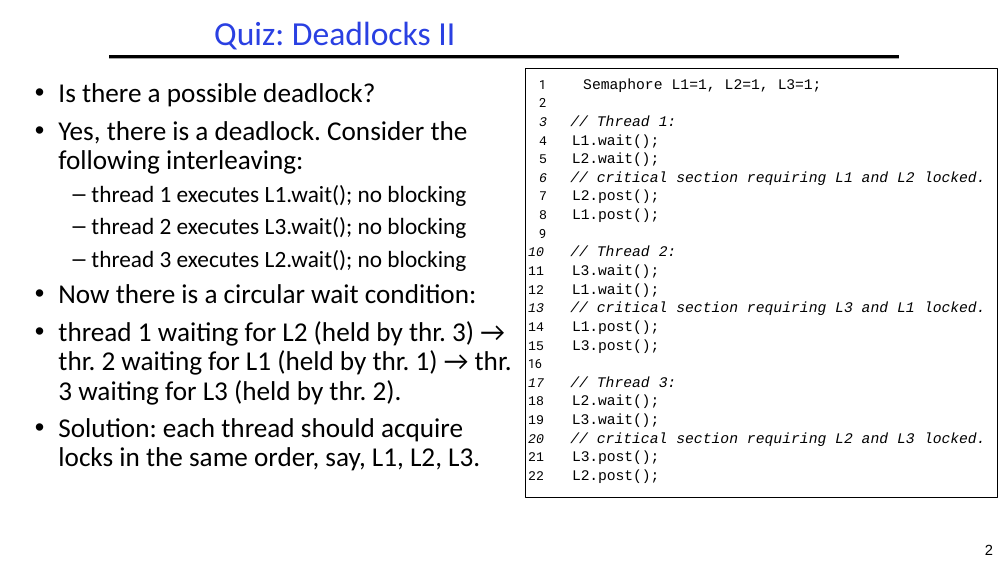
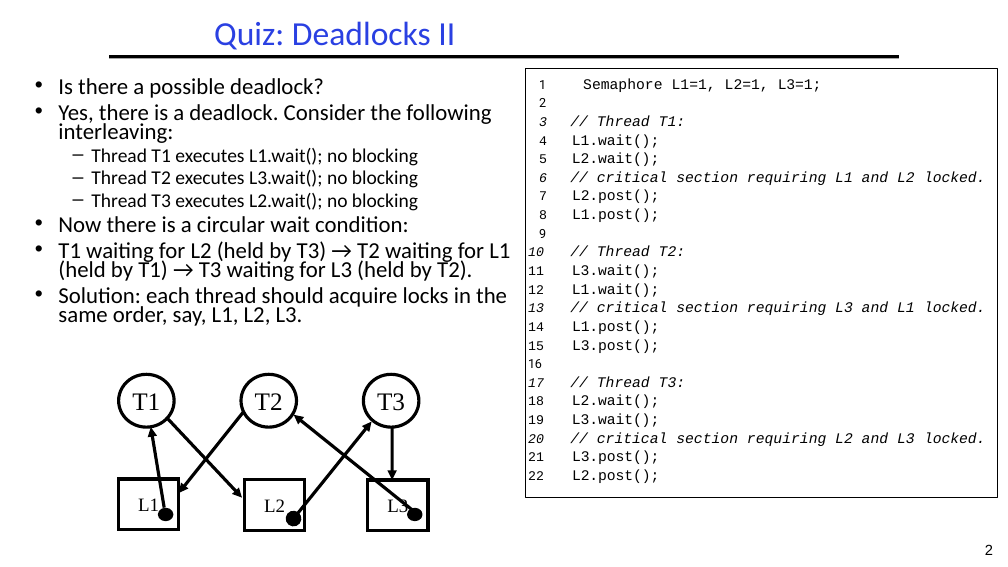
Before and after one commit to guhofstra/CSC256Fa25, a slide deck: slide 2 of PPTs/L4-Exercises ANS.pptx. Drawn at 1008x567 pixels with LibreOffice and Linux fonts; fonts in the diff are those of the drawing. Boxes give left, top, right and bottom in pixels: in the first picture for what was removed or moved away, otherwise in the second. Text is boxed around its words. In the diff, an @@ line names an element or a change of style, - is before the commit and + after.

```diff
--- a/PPTs/L4-Exercises ANS.pptx
+++ b/PPTs/L4-Exercises ANS.pptx
@@ text at [58,78,507,326]: size 25.9 to 21.7 pt in "Is there a possible deadlock?", "Yes, there is a deadlock. Consider the ...", "Now there is a circular wait condition:", "Solution: each thread should acquire locks in ..."; line spacing 0.9 to 0.7; less space between paragraphs @@
@@ text at [597,115,685,126]: text changed @@
-3 // Thread 1:
+3 // Thread T1:
@@ text at [91,148,418,211]: text changed; size 22.2 to 18.6 pt @@
-  – thread 1 executes L1.wait(); no blocking
-  – thread 2 executes L3.wait(); no blocking
-  – thread 3 executes L2.wait(); no blocking
+  – Thread T1 executes L1.wait(); no blocking
+  – Thread T2 executes L3.wait(); no blocking
+  – Thread T3 executes L2.wait(); no blocking
@@ text at [58,241,510,281]: text changed; size 25.9 to 21.7 pt @@
-• thread 1 waiting for L2 (held by thr. 3) → thr. 2 waiting for L1 (held by thr. 1) → thr. 3 waiting for L3 (held by thr. 2).
+• T1 waiting for L2 (held by T3) → T2 waiting for L1 (held by T1) → T3 waiting for L3 (held by T2).
@@ text at [597,246,685,256]: text changed @@
-10 // Thread 2:
+10 // Thread T2:
@@ ellipse added at [119,374,174,427], fill #FFFFFF, outline #000000 3 pt, 24 pt, text #000000 @@
+T1
@@ ellipse added at [241,374,296,427], fill #FFFFFF, outline #000000 3 pt, 24 pt, text #000000 @@
+T2
@@ ellipse added at [364,374,419,427], fill #FFFFFF, outline #000000 3 pt, 24 pt, text #000000 @@
+T3
@@ text at [597,376,685,387]: text changed @@
-17 // Thread 3:
+17 // Thread T3:
@@ arrow added from (166, 417) to (242, 498), #000000 3 pt @@
@@ arrow added from (243, 413) to (179, 493), #000000 3 pt @@
@@ arrow added from (421, 517) to (294, 415), #000000 3 pt @@
@@ arrow added from (164, 508) to (151, 427), #000000 3 pt @@
@@ double arrow added from (293, 519) to (371, 422), #000000 3 pt @@
@@ arrow added from (392, 427) to (392, 480), #000000 3 pt @@
@@ rectangle added at [119,479,179,530], fill #FFFFFF, outline #000000 3 pt, 18 pt, text #000000 @@
+L1
@@ rectangle added at [244,480,305,531], fill #FFFFFF, outline #000000 3 pt, 18 pt, text #000000 @@
+L2
@@ rectangle added at [368,480,428,531], fill #FFFFFF, outline #000000 3 pt, 18 pt, text #000000 @@
+L3
@@ ellipse added at [160,510,172,520], fill #000000, outline #000000 3 pt @@
@@ ellipse added at [409,510,421,520], fill #000000, outline #000000 3 pt @@
```
Also in this commit, not shown: 1 other file.
